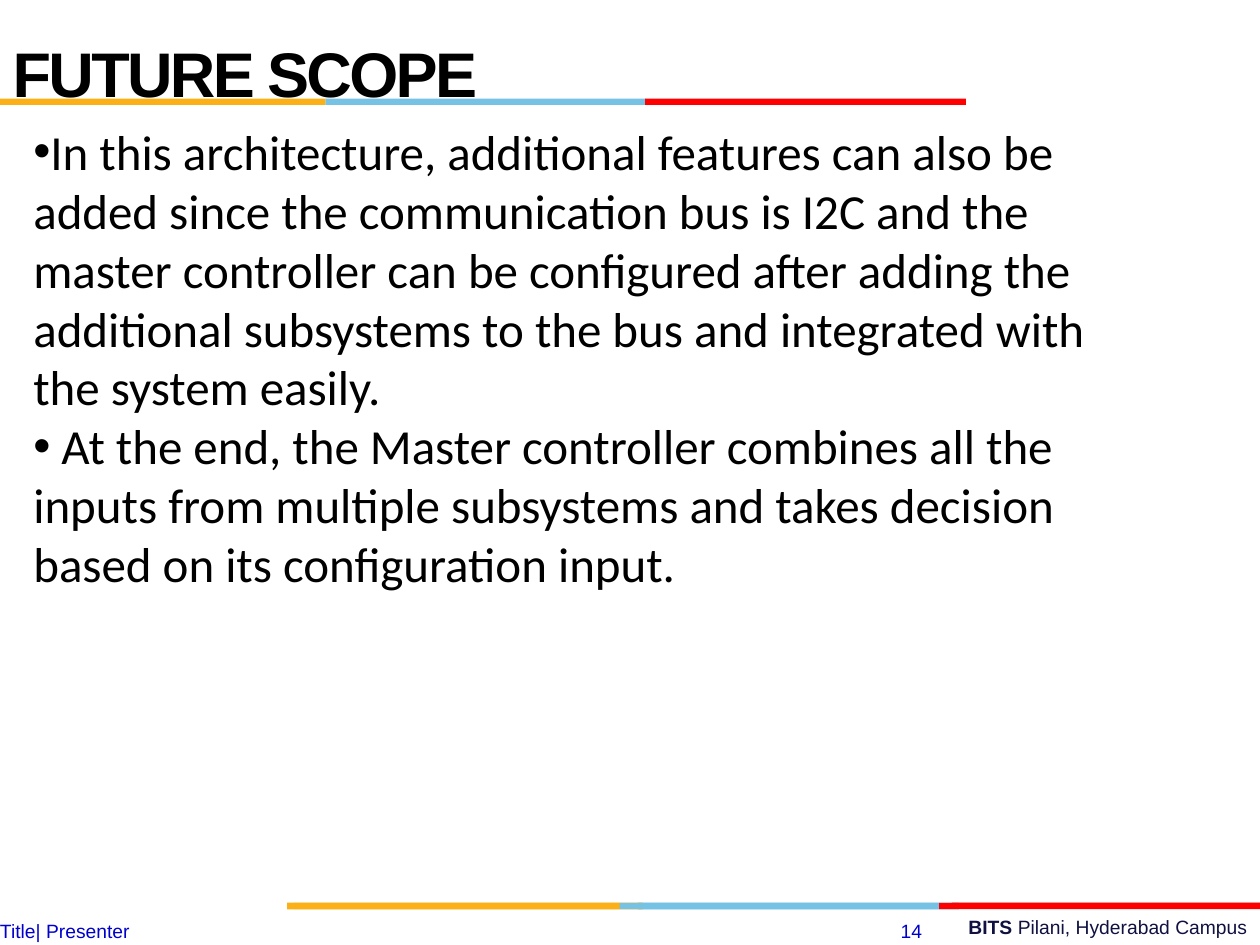
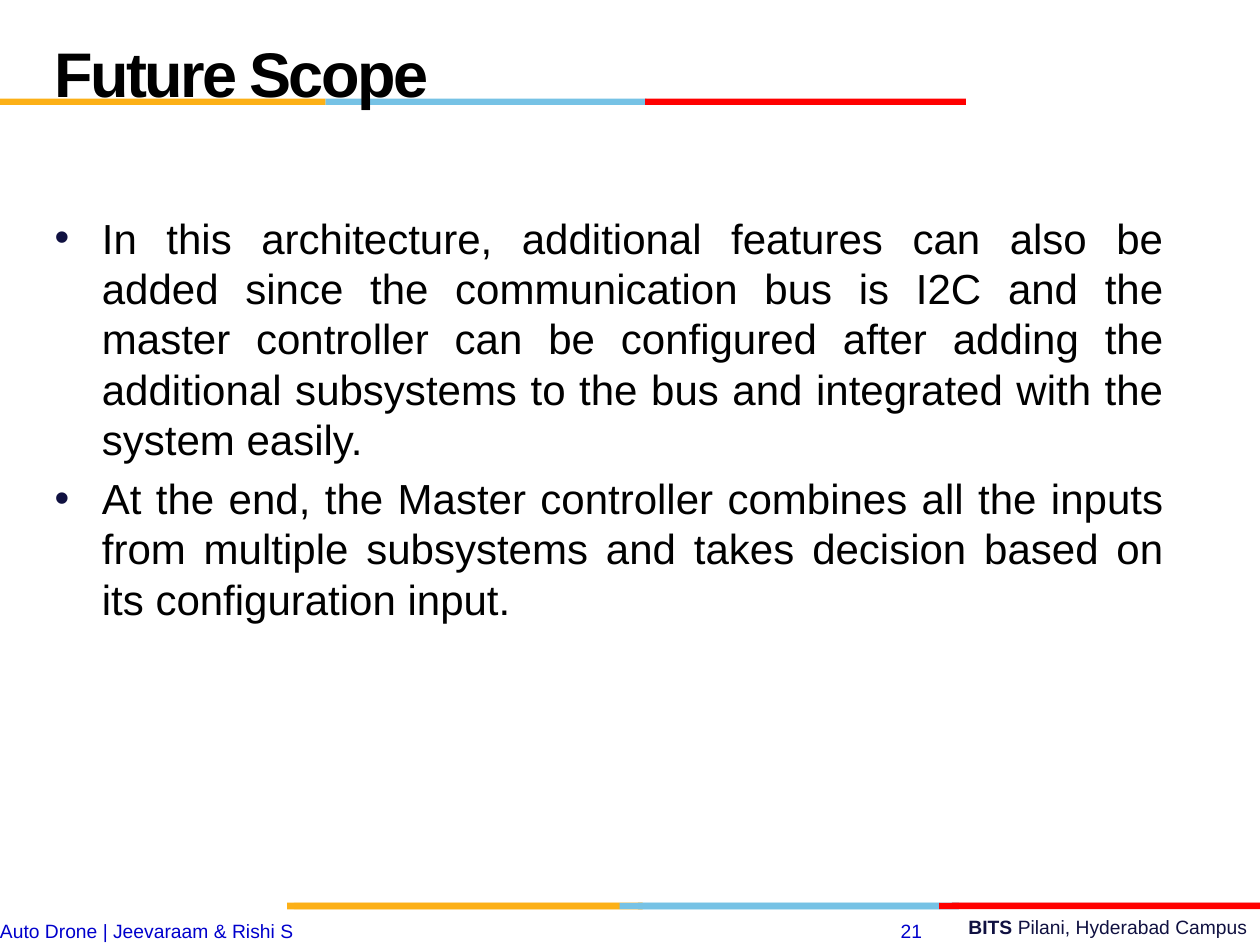
Before and after one commit to jeevaraam/AutoDrone, a slide deck: slide 21 of esd final.pptx (slide 14 before the commit). Drawn at 1260x945 pixels with LibreOffice and Linux fonts; fonts in the diff are those of the drawing; background and template pictures are left out. Boxes give left, top, right and bottom in pixels: in the first picture for what was removed or moved away, otherwise in the second. Text is boxed around its words. In the diff, an @@ line names an element or a change of style, - is before the commit and + after.

```diff
--- a/esd final.pptx
+++ b/esd final.pptx
@@ text at (55,53,429,108): text changed @@
-FUTURE SCOPE
+Future Scope
@@ text "In this architecture, additional features ...": place and size @@
-text "In this architecture, additional features ..." at (33,136,1084,591)
+text "In this architecture, additional features ..." at (102,223,1163,623)
@@ text "In this architecture, additional features ..." at (102,223,1163,623): size 28 to 24 pt, font Calibri to Arial; alignment left to justified; indent changed; more space between paragraphs @@
@@ text at (0,924,293,939): text changed @@
-Title| Presenter
+Auto Drone | Jeevaraam & Rishi S
@@ page number at (901,924,922,938): text changed @@
-14
+21
```
Also in this commit, not shown: 10 other slides changed, 10 slides added, 2 slides removed.
